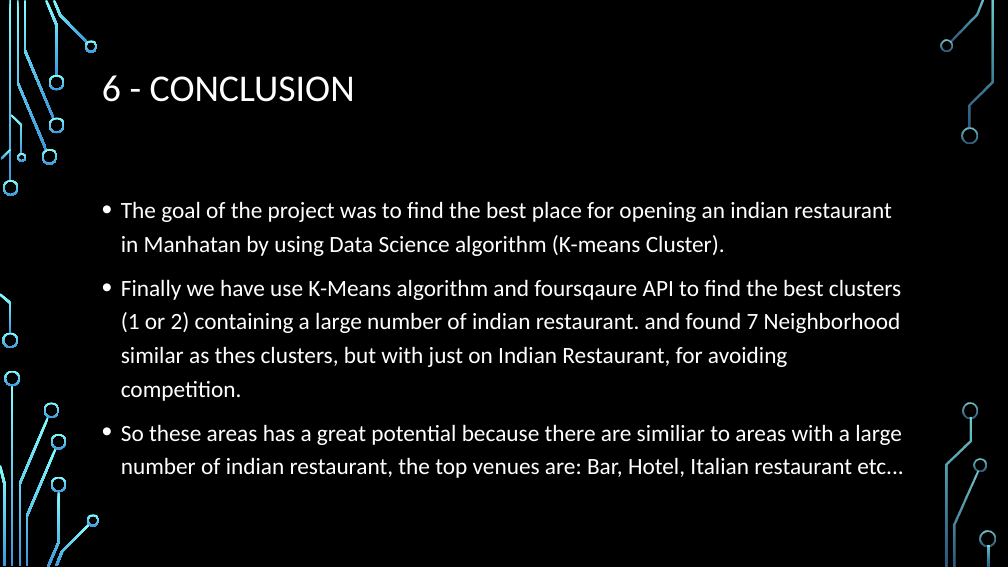
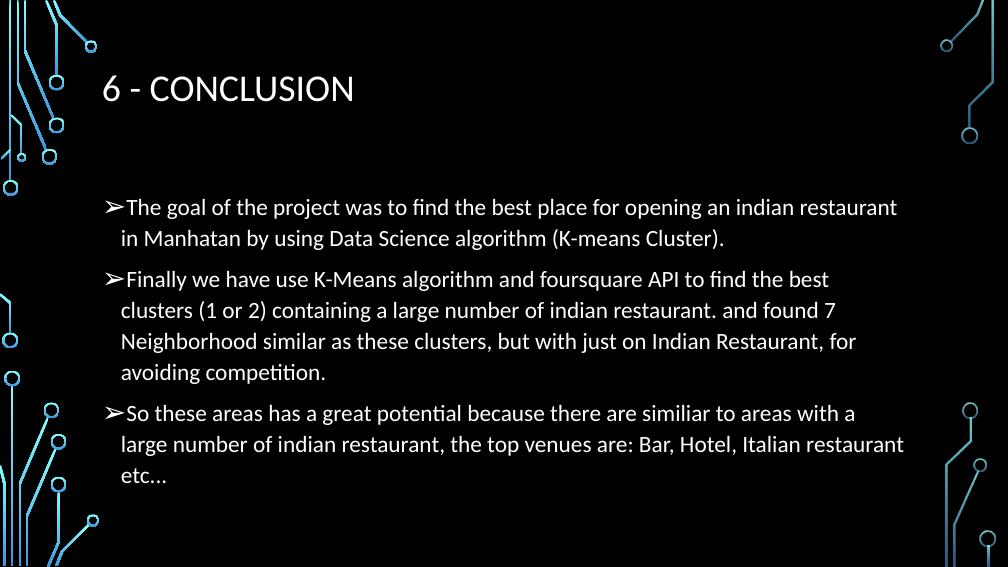
Before and after one commit to IA-cube/Capstone-Project-Final-opening-a-Lebanese-restaurant, a slide deck: slide 13 of Capstone Project Final - Report pres.pptx. Drawn at 1008x567 pixels with LibreOffice and Linux fonts; fonts in the diff are those of the drawing; background and template pictures are left out. Boxes give left, top, right and bottom in pixels: in the first picture for what was removed or moved away, otherwise in the second. Text is boxed around its words. In the diff, an @@ line names an element or a change of style, - is before the commit and + after.

```diff
--- a/Capstone Project Final - Report pres.pptx
+++ b/Capstone Project Final - Report pres.pptx
@@ text at [121, 198, 904, 483]: bullet • to ➢; line spacing 1.2 to 1.1 @@
@@ text at [121, 270, 857, 384]: text changed @@
-• Finally we have use K-Means algorithm and foursqaure API to find the best clusters (1 or 2) containing a large number of indian restaurant. and found 7 Neighborhood similar as thes clusters, but with just on Indian Restaurant, for avoiding competition.
+➢ Finally we have use K-Means algorithm and foursquare API to find the best clusters (1 or 2) containing a large number of indian restaurant. and found 7 Neighborhood similar as these clusters, but with just on Indian Restaurant, for avoiding competition.
```
Also in this commit, not shown: 8 other slides changed.
